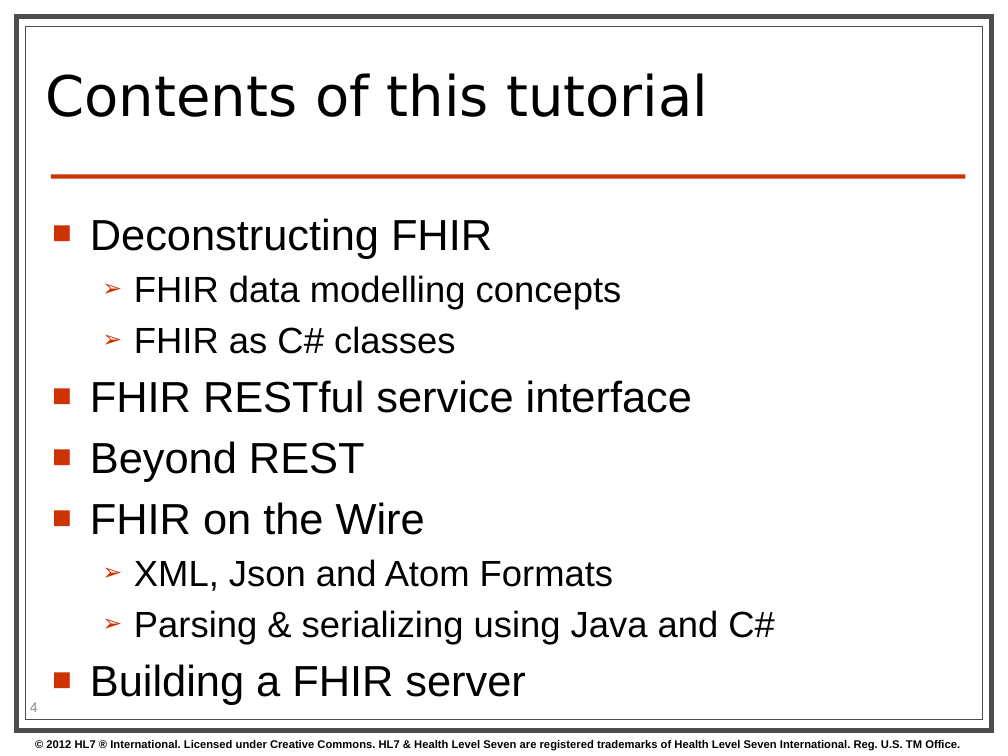
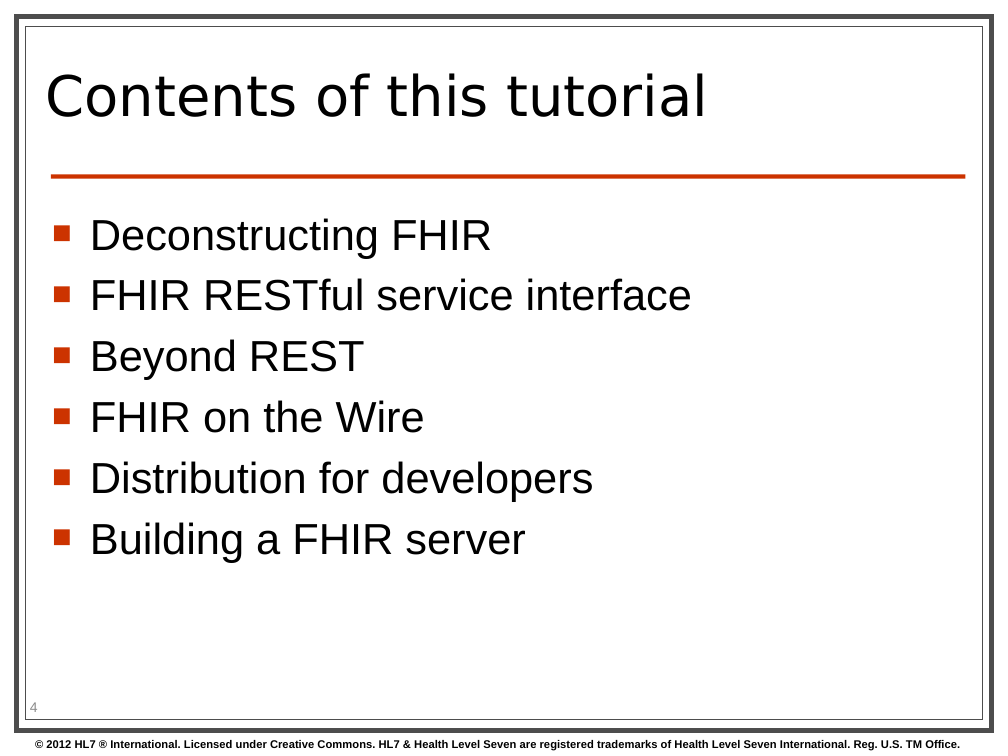
Before and after one commit to vista-novo/fhir, a slide deck: slide 4 of presentations/2013-01 Tutorials/201301 - Phoenix - FhirForDevelopersWGMTutorial.pptx. Drawn at 1008x756 pixels with LibreOffice and Linux fonts; fonts in the diff are those of the drawing; background and template pictures are left out. Boxes give left, top, right and bottom in pixels: in the first picture for what was removed or moved away, otherwise in the second. Text is boxed around its words. In the diff, an @@ line names an element or a change of style, - is before the commit and + after.

```diff
--- a/presentations/2013-01 Tutorials/201301 - Phoenix - FhirForDevelopersWGMTutorial.pptx
+++ b/presentations/2013-01 Tutorials/201301 - Phoenix - FhirForDevelopersWGMTutorial.pptx
@@ text at [134, 275, 622, 354]: paragraphs removed @@
-  ➢ FHIR data modelling concepts
-  ➢ FHIR as C# classes
@@ text at [90, 461, 593, 501]: text changed; size 26 to 31 pt @@
-  ➢ XML, Json and Atom Formats
-  ➢ Parsing & serializing using Java and C#
+■ Distribution for developers
```
Also in this commit, not shown: 9 other slides changed, 3 slides added, 2 slides removed.
